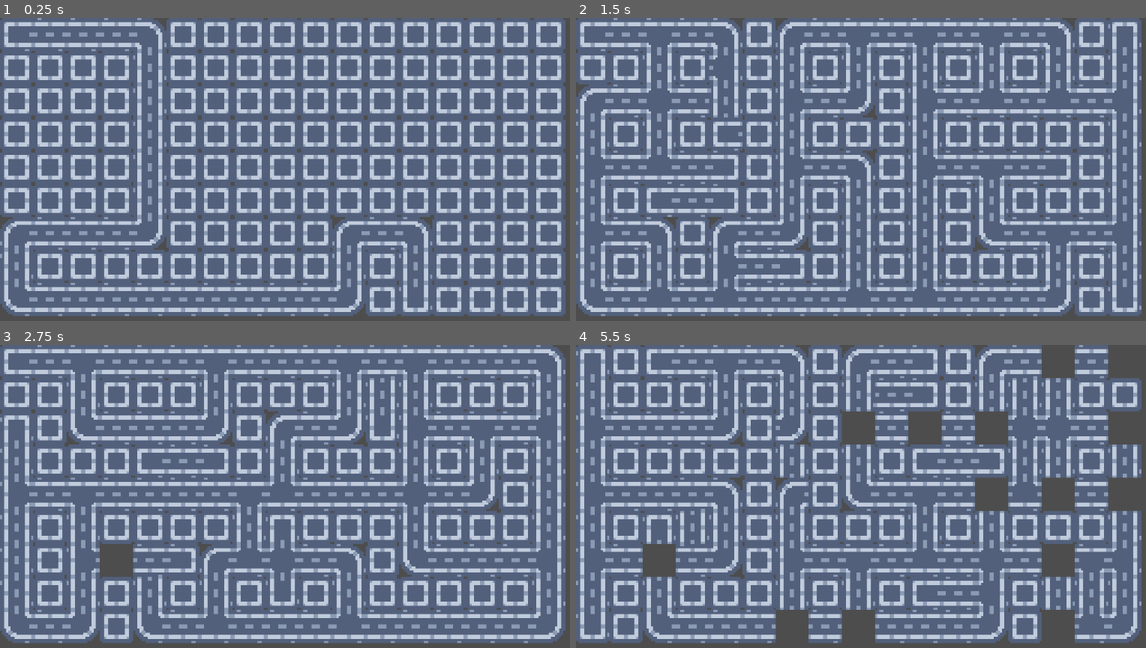
Above: before the commit, frames 1-4 (two rows, left to right).
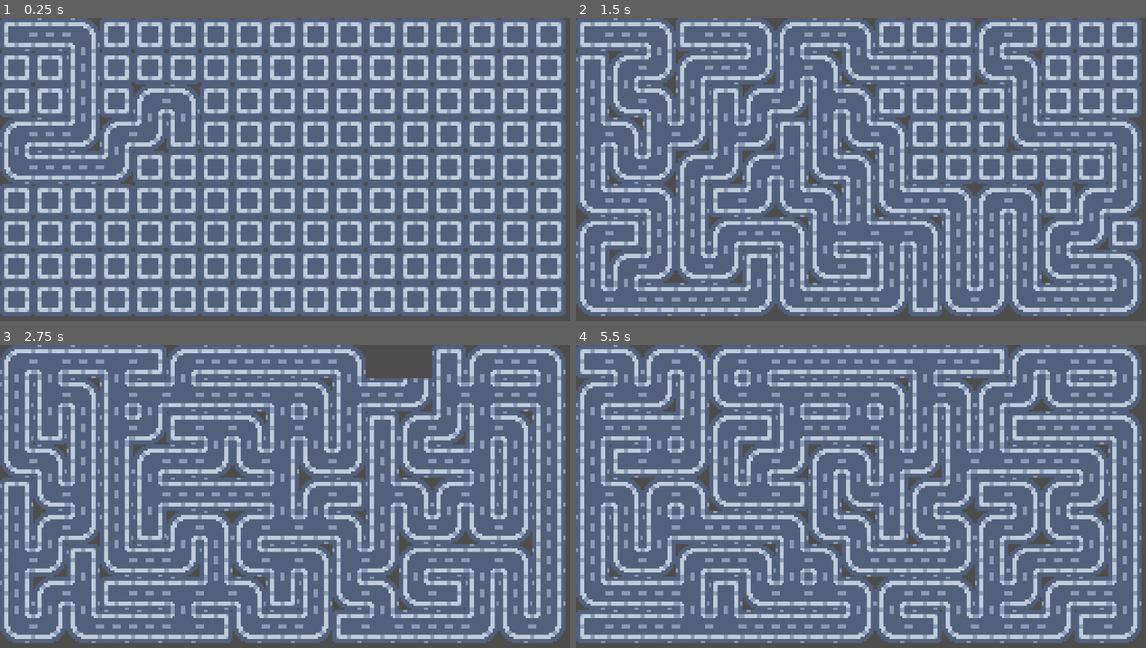
Above: after the commit, the same moments.

Repository: JYiuDev/ProGen_Studying
Game: Godot game, scene res://2D_topdown_recursivsBacktrackMaze/recursive_backtrack_world.tscn
The game is run twice, just before and just after one commit, with the same random seed, the same clock (stepped at 60 frames per second) and the same inputs. This scene is started directly instead of the project's main scene.
Inputs:
- Up to frame 1 (0.25 s): no input
- Up to frame 2 (1.5 s): tap Enter (ui_accept) at 0.5, 0.77 s
- Up to frame 3 (2.75 s): tap Enter (ui_accept) at 1.52 s
- Up to frame 4 (5.5 s): tap Enter (ui_accept) at 3.02, 3.77, 4.52 s

The runs differ from the first frame. In frame 1, 9.4% of the frame differs, in the area x 0-76%, y 0-99%; in frame 2, 29%; in frame 3, 28%; in frame 4, 36%, in the area x 0-100%, y 0-99%.
Error in both runs: Trying to assign value of type 'Nil' to a variable of type 'Vector2'. (res://2D_topdown_recursivsBacktrackMaze/Scripts/recurbacktrack_generation.gd:88)

Commit message:
update
Found out i need to start a new repos

Diff:
--- a/2D_RoomFirst_DungeonGen/Scripts/RoomFirstGenerator.gd
+++ b/2D_RoomFirst_DungeonGen/Scripts/RoomFirstGenerator.gd
@@ -89,3 +89,4 @@
 
 		if valid_space:
 			make_room(Rect2i(room_pos,room_size))
+	print("room count: ", room_count)
--- a/2D_topdown_recursivsBacktrackMaze/Scripts/recurbacktrack_generation.gd
+++ b/2D_topdown_recursivsBacktrackMaze/Scripts/recurbacktrack_generation.gd
@@ -24,7 +24,7 @@
 var random_remove_factor:float = 0.2
 
 #Step property?
-var step_size: int = 2
+var step_size: int = 1
 
 @onready var tilemap:TileMap = $TileMap
 
Not shown: 1 places in 2D_topdown_recursivsBacktrackMaze/recursive_backtrack_world.tscn that only renumber resources
